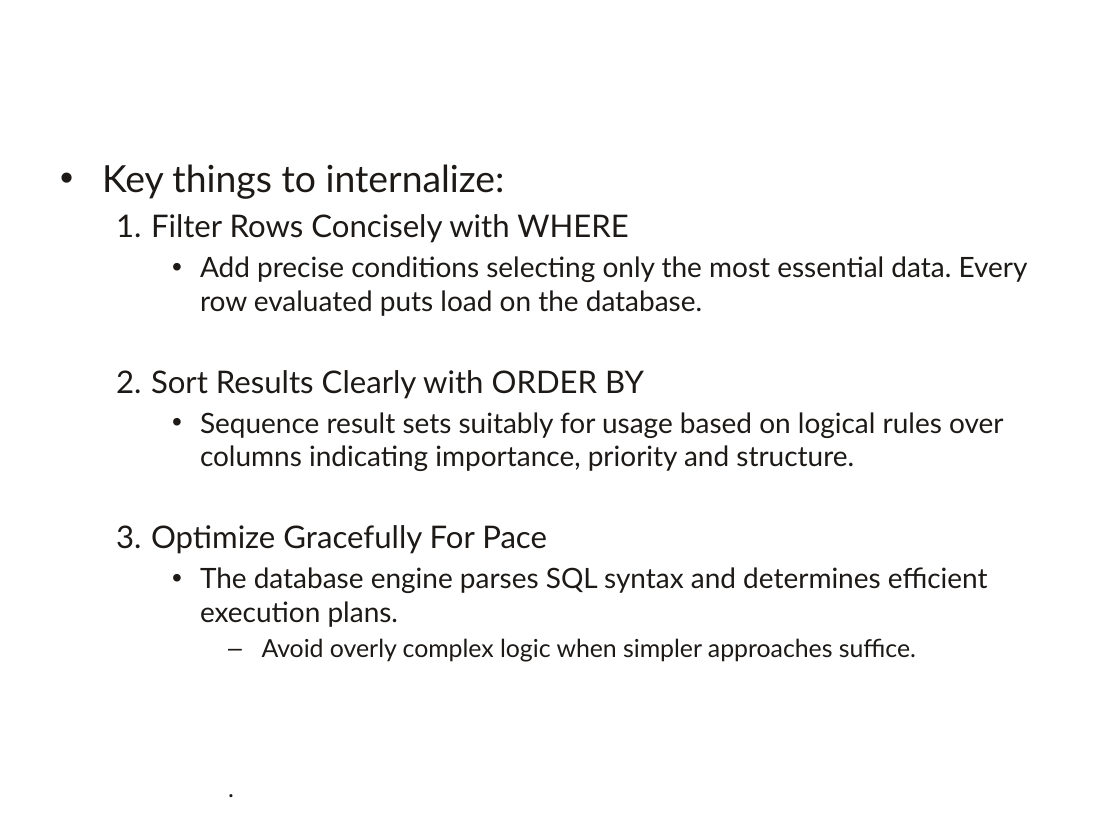
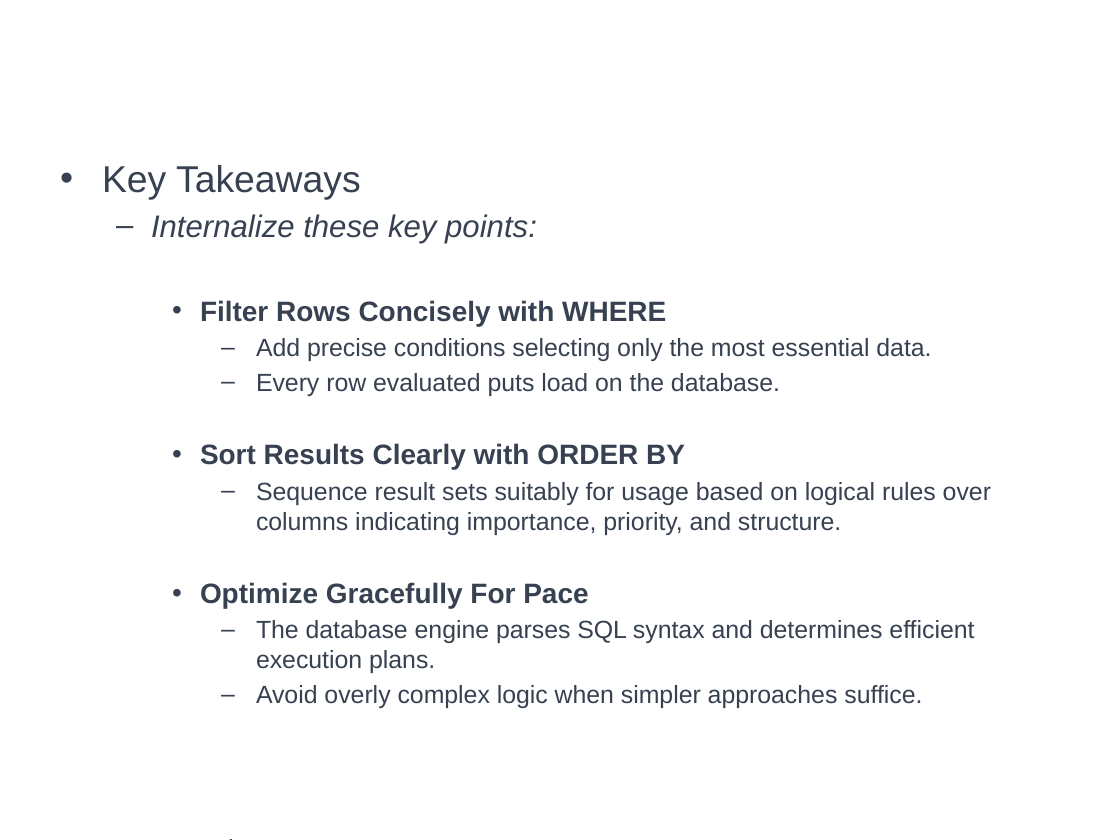
Before and after one commit to a099954/ABC-Program, a slide deck: slide 20 of SQL/Day 2 Filtering and Ordering/Filtering and Ordering.pptx. Drawn at 1120x840 pixels with LibreOffice and Linux fonts; fonts in the diff are those of the drawing; background and template pictures are left out. Boxes give left, top, right and bottom in pixels: in the first picture for what was removed or moved away, otherwise in the second. Text is boxed around its words. In the diff, an @@ line names an element or a change of style, - is before the commit and + after.

```diff
--- a/SQL/Day 2 Filtering and Ordering/Filtering and Ordering.pptx
+++ b/SQL/Day 2 Filtering and Ordering/Filtering and Ordering.pptx
@@ text at box(102, 165, 537, 244): text changed; size 24 to 20 pt; font Lato to Arial; text colour #1C1917 to #374151; italic on @@
-• Key things to internalize:
+• Key Takeaways
+  – Internalize these key points:
@@ text at box(200, 300, 974, 708): size 20 to 18 pt, bold on in "Filter Rows Concisely with WHERE", "Sort Results Clearly with ORDER BY", "Optimize Gracefully For Pace"; font Lato to Arial, text colour #1C1917 to #374151 in "Filter Rows Concisely with WHERE", "Sort Results Clearly with ORDER BY", "Optimize Gracefully For Pace", "The database engine parses SQL syntax and ..." and 1 more places; size 18 to 16 pt in "The database engine parses SQL syntax and ..."; bullet 1. to •; list level 2 to 3 in "Filter Rows Concisely with WHERE"; list level 2 to 3 in "Sort Results Clearly with ORDER ..."; list level 2 to 3 in "Optimize Gracefully For Pace"; bullet • to –; list level 3 to 4 in "The database engine parses SQL ..."; indent changed @@
@@ text at box(256, 338, 931, 396): text changed; size 18 to 16 pt; font Lato to Arial; text colour #1C1917 to #374151 @@
-    • Add precise conditions selecting only the most essential data. Every row evaluated puts load on the database.
+      – Add precise conditions selecting only the most essential data.
+      – Every row evaluated puts load on the database.
@@ text at box(256, 482, 991, 535): text changed; size 18 to 16 pt; font Lato to Arial; text colour #1C1917 to #374151 @@
-    • Sequence result sets suitably for usage based on logical rules over columns indicating importance, priority and structure.
+      – Sequence result sets suitably for usage based on logical rules over columns indicating importance, priority, and structure.
```
Also in this commit, not shown: 14 other slides changed, 16 other files.
